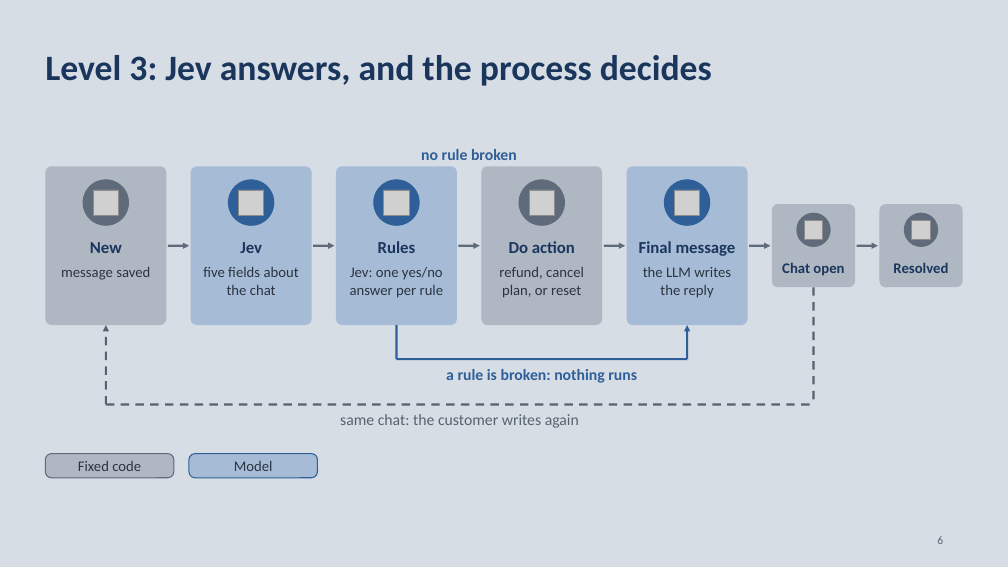
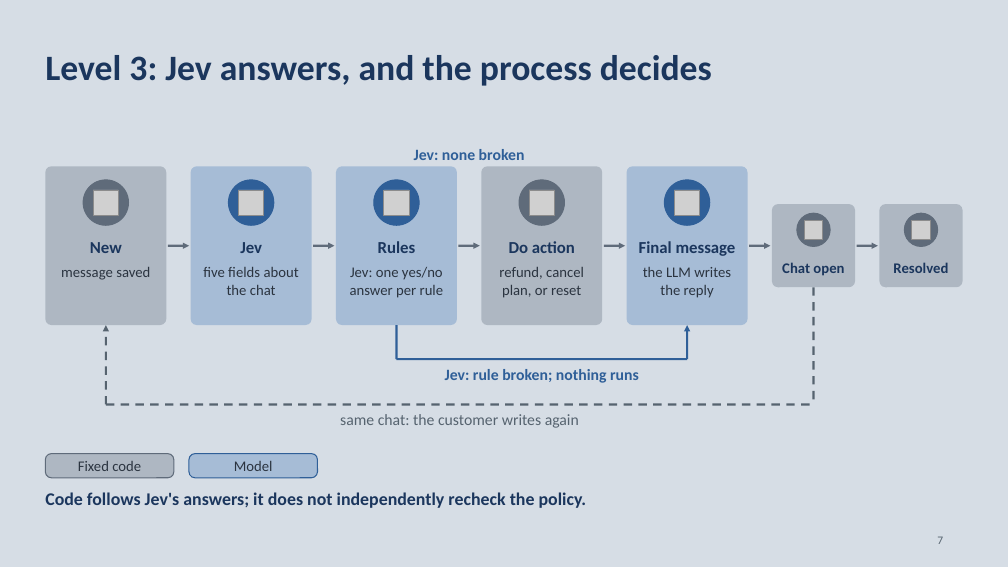
Before and after one commit to neilonthesky/english-presentation, a slide deck: slide 7 of slides/deck.pptx (slide 6 before the commit). Drawn at 1008x567 pixels with LibreOffice and Linux fonts; fonts in the diff are those of the drawing; grey boxes stand for pictures. Boxes give left, top, right and bottom in pixels: in the first picture for what was removed or moved away, otherwise in the second. Text is boxed around its words. In the diff, an @@ line names an element or a change of style, - is before the commit and + after.

```diff
--- a/slides/deck.pptx
+++ b/slides/deck.pptx
@@ text at [414, 149, 525, 160]: text changed @@
-no rule broken
+Jev: none broken
@@ text at [445, 369, 639, 383]: text changed @@
-a rule is broken: nothing runs
+Jev: rule broken; nothing runs
@@ text added at [45, 492, 587, 508], 17 pt, text #1B365D, bold @@
+Code follows Jev's answers; it does not independently recheck the policy.
@@ page number at [937, 536, 943, 544]: text changed @@
-6
+7
```
Also in this commit, not shown: 12 other slides changed, 1 slide added, 1 other file.
